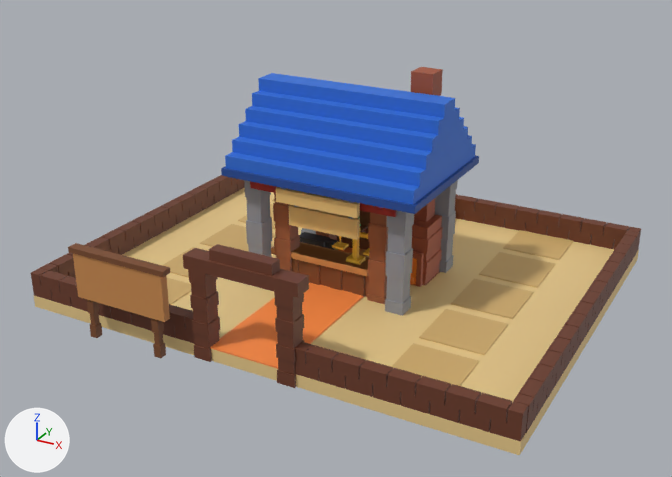
One commit to the FBX model forja-rapida/arte/fbx/Lobby.fbx: the scene before it, then after it.
Both versions are drawn from a 50 mm camera at (9.15, -17.39, 9.73) aimed at (0.09, -0.94, 1.5). The lights are fixed; the arrows at lower left show +X, +Y and +Z. The first picture is the older version. Where no turn or scale is listed for an object, it has been applied to the vertices.

The older version as bpy lines, for what is in view:
```python
me_camino = bpy.data.meshes.new('Camino')
me_camino.from_pydata(...)  # 41 vertices, 30 faces; spans x -0.84..0.84, y -4.48..2.8, z 0.28..0.31
me_camino.materials.append(mat_parcela_camino)  # orange #ff8c42
me_madera_001 = bpy.data.meshes.new('Madera.001')
me_madera_001.from_pydata(...)  # 162 vertices, 123 faces; spans x -1.4..0.84, y -1.04..1.29, z 0.0..2.52
me_madera_001.materials.append(mat_tienda_madera)  # brown #7a4a2a
me_techo_001 = bpy.data.meshes.new('Techo.001')
me_techo_001.from_pydata(...)  # 203 vertices, 220 faces; spans x -2.24..2.24, y -1.68..1.68, z 2.97..4.65
me_techo_001.materials.append(mat_tienda_techo)  # blue #2f6fd8
ob_parcela_exhibicion_camino = bpy.data.objects.new('Parcela_Exhibicion_Camino', me_camino)
ob_parcela_exhibicion_camino.location = (0.0, 0.0, 0.0)
ob_tienda_forja_madera_001 = bpy.data.objects.new('Tienda_Forja_Madera.001', me_madera_001)
ob_tienda_forja_madera_001.location = (0.0, 0.0, 0.0)
ob_tienda_forja_techo_001 = bpy.data.objects.new('Tienda_Forja_Techo.001', me_techo_001)
ob_tienda_forja_techo_001.location = (0.0, 0.0, 0.0)
# also in view: 'Parcela_Exhibicion_Terreno' at (0.0, 0.0, 0.14); 'Parcela_Exhibicion_Madera.002' at (-2.66, -4.84, 1.01); 'Lugares' at (0.0, 0.28, 0.29); 'Puesto_Vender_Cartel' at (0.0, -1.32, 2.02); 'Tienda_Forja_MaderaClara' at (-0.28, -0.81, 0.91)
```
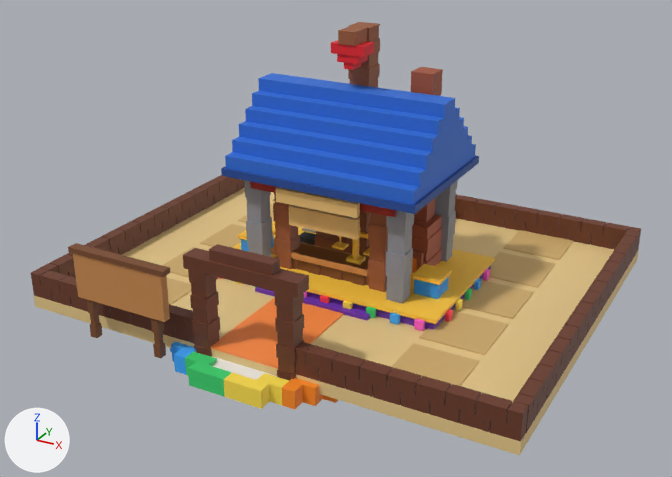
Location of each change, (x1, y1, x2, y2) in pixels of the pictures (672 x 477 px):
'Ruleta_Mascotas_EscenarioBorde', added
    after: (232, 221, 495, 324)
'Ruleta_Mascotas_Ladrillo.002', added (brown)
    after: (315, 22, 380, 257)
'Rueda_BordeAmarillo', added (yellow)
    after: (224, 373, 289, 409)
'Rueda_BordeVerde', added (green)
    after: (185, 351, 232, 397)
'Ruleta_Mascotas_Escenario', added (mostly hidden)
    after: (255, 265, 491, 330)
'Rueda_BordeNaranja', added (orange)
    after: (282, 378, 338, 410)
'Ruleta_Mascotas_Flecha', added (red)
    after: (331, 40, 374, 70)
'Ruleta_Mascotas_PedestalTapa', added
    after: (238, 230, 452, 285)
'Ruleta_Mascotas_PedestalChico', added
    after: (241, 235, 449, 299)
'Rueda_Cara', added
    after: (211, 356, 277, 380)
'Rueda_BordeAzul', added (blue)
    after: (170, 342, 196, 375)
'Ruleta_Mascotas_FocoRosa', added
    after: (304, 269, 490, 331)
'Ruleta_Mascotas_FocoAzul', added
    after: (390, 278, 481, 324)
'Ruleta_Mascotas_FocoVerde', added
    after: (255, 287, 472, 318)
'Ruleta_Mascotas_FocoAmarillo', added
    after: (234, 281, 463, 311)
'Ruleta_Mascotas_FocoRojo', added
    after: (217, 277, 453, 322)

What changed in the scene script:
```text
Add ob_rueda_bordeverde:
    ob_rueda_bordeverde = bpy.data.objects.new('Rueda_BordeVerde', me_rueda_bordeverde)  # 48 vertices, 32 faces; spans x -1.12..1.12, y -2.24..2.24, z -0.2..0.2; in mat_ruleta_bordeverde (green #3bd16f)
    ob_rueda_bordeverde.location = (0.0, -2.94, 0.0)
Add ob_ruleta_mascotas_pedestalchico:
    ob_ruleta_mascotas_pedestalchico = bpy.data.objects.new('Ruleta_Mascotas_PedestalChico', me_pedestalchico)  # 24 vertices, 12 faces; spans x -2.52..2.52, y -0.84..-0.28, z 0.56..0.92; in mat_ruleta_pedestal (blue #2e9cff)
    ob_ruleta_mascotas_pedestalchico.location = (0.0, 0.0, 0.0)
Add ob_rueda_bordeamarillo:
    ob_rueda_bordeamarillo = bpy.data.objects.new('Rueda_BordeAmarillo', me_rueda_bordeamarillo)  # 48 vertices, 32 faces; spans x -1.12..1.12, y -2.24..2.24, z -0.2..0.2; in mat_ruleta_bordeamarillo (yellow #ffe14d)
    ob_rueda_bordeamarillo.location = (0.0, -2.94, 0.0)
Add ob_rueda_bordeazul:
    ob_rueda_bordeazul = bpy.data.objects.new('Rueda_BordeAzul', me_rueda_bordeazul)  # 72 vertices, 52 faces; spans x -1.96..1.96, y -1.96..1.96, z -0.2..0.2; in mat_ruleta_bordeazul (blue #3da8ff)
    ob_rueda_bordeazul.location = (0.0, -2.94, 0.0)
Add ob_ruleta_mascotas_focorosa:
    ob_ruleta_mascotas_focorosa = bpy.data.objects.new('Ruleta_Mascotas_FocoRosa', me_focorosa)  # 40 vertices, 26 faces; spans x -2.94..2.94, y -1.82..1.22, z 0.29..0.49; in mat_ruleta_focorosa (pink #ff5fd2)
    ob_ruleta_mascotas_focorosa.location = (0.0, 0.0, 0.0)
Add ob_ruleta_mascotas_focoverde:
    ob_ruleta_mascotas_focoverde = bpy.data.objects.new('Ruleta_Mascotas_FocoVerde', me_focoverde)  # 40 vertices, 26 faces; spans x -2.94..2.94, y -1.82..0.1, z 0.29..0.49; in mat_ruleta_focoverde (green #3bd16f)
    ob_ruleta_mascotas_focoverde.location = (0.0, 0.0, 0.0)
Add ob_ruleta_mascotas_ladrillo_002:
    ob_ruleta_mascotas_ladrillo_002 = bpy.data.objects.new('Ruleta_Mascotas_Ladrillo.002', me_ladrillo_002)  # 269 vertices, 222 faces; spans x -1.12..1.12, y -0.31..0.9, z 0.56..5.91; in mat_ruleta_ladrillo (brown #9a5b3a)
    ob_ruleta_mascotas_ladrillo_002.location = (0.0, 0.0, 0.0)
Add ob_rueda_cara:
    ob_rueda_cara = bpy.data.objects.new('Rueda_Cara', me_rueda_cara)  # 198 vertices, 176 faces; spans x -1.96..1.96, y -1.96..1.96, z -0.11..0.11; in mat_ruleta_cararueda (white #f4f1ea)
    ob_rueda_cara.location = (0.0, -2.94, 0.0)
Add ob_ruleta_mascotas_focorojo:
    ob_ruleta_mascotas_focorojo = bpy.data.objects.new('Ruleta_Mascotas_FocoRojo', me_focorojo)  # 40 vertices, 26 faces; spans x -2.94..2.94, y -1.82..-1.02, z 0.29..0.49; in mat_ruleta_focorojo (red #ff3b4e)
    ob_ruleta_mascotas_focorojo.location = (0.0, 0.0, 0.0)
Add ob_ruleta_mascotas_focoazul:
    ob_ruleta_mascotas_focoazul = bpy.data.objects.new('Ruleta_Mascotas_FocoAzul', me_focoazul)  # 32 vertices, 20 faces; spans x -2.94..2.94, y -1.82..0.66, z 0.29..0.49; in mat_ruleta_focoazul (blue #3da8ff)
    ob_ruleta_mascotas_focoazul.location = (0.0, 0.0, 0.0)
Add ob_ruleta_mascotas_focoamarillo:
    ob_ruleta_mascotas_focoamarillo = bpy.data.objects.new('Ruleta_Mascotas_FocoAmarillo', me_focoamarillo)  # 32 vertices, 20 faces; spans x -2.94..2.94, y -1.82..-0.46, z 0.29..0.49; in mat_ruleta_focoamarillo (yellow #ffe14d)
    ob_ruleta_mascotas_focoamarillo.location = (0.0, 0.0, 0.0)
Add ob_ruleta_mascotas_escenario:
    ob_ruleta_mascotas_escenario = bpy.data.objects.new('Ruleta_Mascotas_Escenario', me_escenario)  # 87 vertices, 64 faces; spans x -2.8..2.8, y -2.24..1.68, z 0.0..0.48; in mat_ruleta_escenario (purple #6b2fb0)
    ob_ruleta_mascotas_escenario.location = (0.0, 0.0, 0.0)
Add ob_ruleta_mascotas_flecha:
    ob_ruleta_mascotas_flecha = bpy.data.objects.new('Ruleta_Mascotas_Flecha', me_flecha)  # 60 vertices, 48 faces; spans x -0.392..0.392, y -0.28..0.196, z 5.096..5.628; in mat_ruleta_flecha (red #e8202c)
    ob_ruleta_mascotas_flecha.location = (0.0, 0.0, 0.0)
Add ob_ruleta_mascotas_escenarioborde:
    ob_ruleta_mascotas_escenarioborde = bpy.data.objects.new('Ruleta_Mascotas_EscenarioBorde', me_escenarioborde)  # 70 vertices, 68 faces; spans x -2.86..2.86, y -1.74..1.74, z 0.48..0.56; in mat_ruleta_escenarioborde (yellow #ffc83d)
    ob_ruleta_mascotas_escenarioborde.location = (0.0, 0.0, 0.0)
Add ob_ruleta_mascotas_pedestaltapa:
    ob_ruleta_mascotas_pedestaltapa = bpy.data.objects.new('Ruleta_Mascotas_PedestalTapa', me_pedestaltapa)  # 24 vertices, 20 faces; spans x -2.56..2.56, y -0.88..-0.24, z 0.92..1.01; in mat_ruleta_pedestaltapa (yellow #ffc83d)
    ob_ruleta_mascotas_pedestaltapa.location = (0.0, 0.0, 0.0)
Add ob_rueda_bordenaranja:
    ob_rueda_bordenaranja = bpy.data.objects.new('Rueda_BordeNaranja', me_rueda_bordenaranja)  # 72 vertices, 52 faces; spans x -1.96..1.96, y -1.96..1.96, z -0.2..0.2; in mat_ruleta_bordenaranja (orange #ff8c1f)
    ob_rueda_bordenaranja.location = (0.0, -2.94, 0.0)
```
